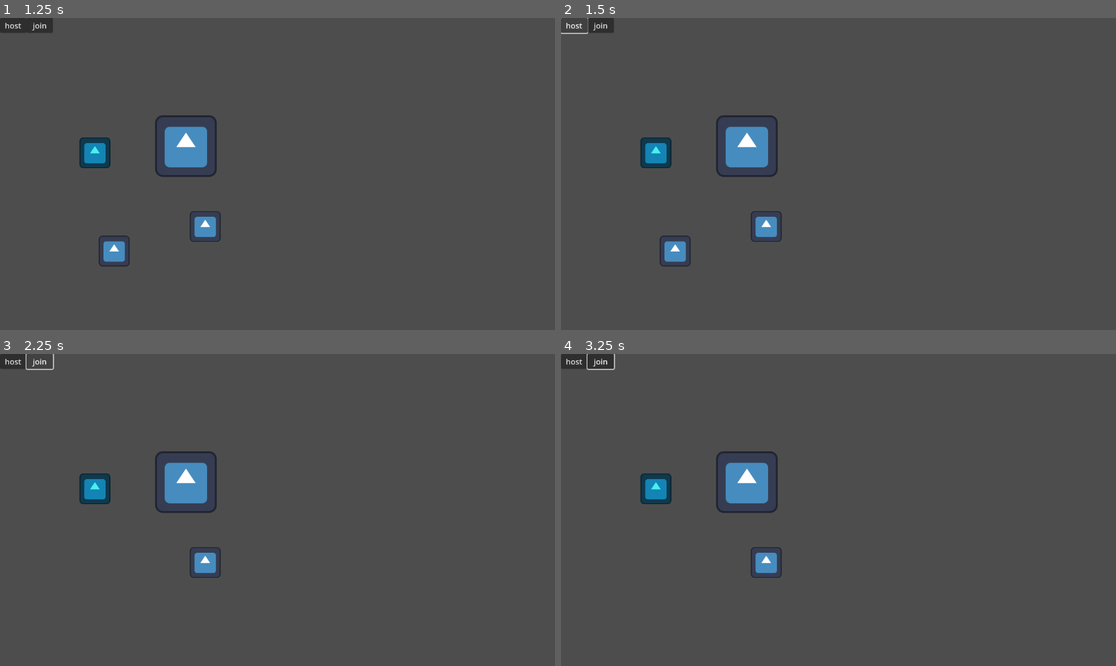
Above: before the commit, frames 1-4 (two rows, left to right).
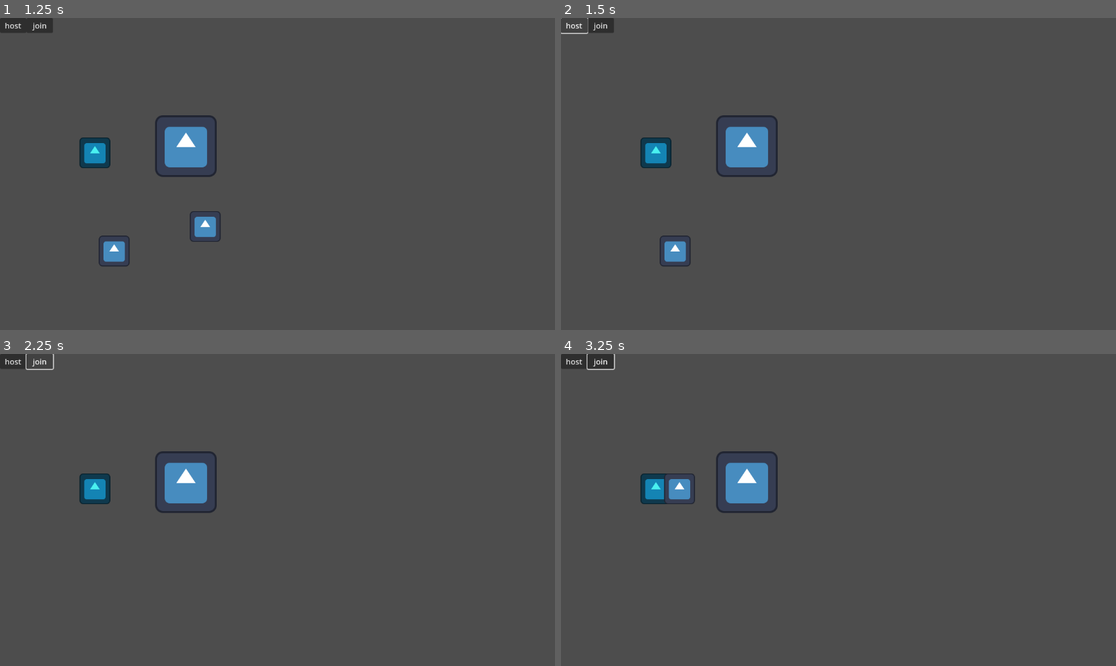
Above: after the commit, the same moments.

Repository: sirgladshoes/space-RTS-take2
Game: Godot game, scene res://scenes/main.tscn
The game is run twice, just before and just after one commit, with the same random seed, the same clock (stepped at 60 frames per second) and the same inputs. The engine's default icon, where the game draws it, is replaced by a stand-in: a white triangle on a blue panel in a dark square.
Inputs (mouse positions are in pixels of both pictures, inside the frame that each line leads up to):
- Up to frame 1 (1.25 s): tap Enter at 0.5 s; move the mouse to (399, 158) at 0.52 s; hold Right mouse button (command) from 0.53 s (still down); click (399, 158) at 0.8 s
- Up to frame 2 (1.5 s): release Right mouse button (command) at 1.25 s; click "host" at 1.25 s
- Up to frame 3 (2.25 s): click "join" at 2 s
- Up to frame 4 (3.25 s): move the mouse to (727, 525) at 2.77 s; click (727, 525) at 2.85 s; tap W (test, bound only after the commit) at 3.05 s

Frame 1 is identical in both runs. In frame 2, 0.3% of the frame differs, in the area x 34-40%, y 61-72%; in frame 3, 0.3%; in frame 4, 0.7%, in the area x 18-40%, y 38-72%.

Commit message:
did some stuff, added inventory, prolly some other stuff too

Diff:
--- a/project.godot
+++ b/project.godot
@@ -31,6 +31,11 @@
 "events": [Object(InputEventMouseButton,"resource_local_to_scene":false,"resource_name":"","device":-1,"window_id":0,"a …(253 unchanged characters)…
 ]
 }
+test={
+"deadzone": 0.2,
+"events": [Object(InputEventKey,"resource_local_to_scene":false,"resource_name":"","device":-1,"window_id":0,"alt_pressed":false,"shift_pressed":false,"ctrl_pressed":false,"meta_pressed":false,"pressed":false,"keycode":0,"physical_keycode":87,"key_label":0,"unicode":119,"location":0,"echo":false,"script":null)
+]
+}
 
 [layer_names]
 
--- a/scenes/main.tscn
+++ b/scenes/main.tscn
@@ -61,15 +61,16 @@
 position = Vector2(237, 484)
 team = 1
 
-[node name="mining_ship" parent="." instance=ExtResource("4_jyhfs")]
-position = Vector2(426, 433)
-
 [node name="game_client" type="Node2D" parent="." node_paths=PackedStringArray("command_giver")]
 script = ExtResource("7_tipki")
 command_giver = NodePath("../command_manager")
 
+[node name="mining_ship" parent="game_client" instance=ExtResource("4_jyhfs")]
+position = Vector2(426, 433)
+
 [node name="maker_ship" parent="." instance=ExtResource("7_o6xl0")]
 position = Vector2(197, 280)
+team = 1
 
 [connection signal="pressed" from="Control/host" to="game_host" method="_on_host_pressed"]
 [connection signal="pressed" from="Control/host" to="game_client" method="_on_host_pressed"]
--- a/scenes/units/maker_ship.tscn
+++ b/scenes/units/maker_ship.tscn
@@ -1,10 +1,15 @@
-[gd_scene load_steps=8 format=3 uid="uid://dptctlc55hu0r"]
+[gd_scene load_steps=11 format=3 uid="uid://dptctlc55hu0r"]
 
 [ext_resource type="Script" uid="uid://d3c5j8ggb46fr" path="res://scripts/units/maker_ship.gd" id="1_ecua4"]
+[ext_resource type="Script" uid="uid://bd24p5rucivqh" path="res://scripts/command_logic/selectable.gd" id="3_6aq4t"]
 [ext_resource type="Texture2D" uid="uid://c4h08cmpl6ahr" path="res://icon.svg" id="3_hclxu"]
 [ext_resource type="Script" uid="uid://doikskm31bjhj" path="res://scripts/command_logic/command_context.gd" id="4_hclxu"]
 [ext_resource type="Script" uid="uid://iqtkbiyfhpt2" path="res://scripts/networking/networked_object.gd" id="4_v1xk4"]
 [ext_resource type="Resource" uid="uid://dfwv5u6cqpgc8" path="res://scripts/networking/networked_object_data/maker_ship.tres" id="5_v1xk4"]
+[ext_resource type="Script" uid="uid://bb7h6rlhbmne" path="res://scripts/inventory/inventory.gd" id="6_dkhoe"]
+
+[sub_resource type="RectangleShape2D" id="RectangleShape2D_6aq4t"]
+size = Vector2(64, 65)
 
 [sub_resource type="RectangleShape2D" id="RectangleShape2D_hclxu"]
 size = Vector2(64, 65)
@@ -20,25 +25,52 @@
 scale = Vector2(0.5, 0.5)
 texture = ExtResource("3_hclxu")
 
-[node name="command_context" type="Area2D" parent="."]
+[node name="selectable" type="Area2D" parent="."]
+script = ExtResource("3_6aq4t")
+metadata/_custom_type_script = "uid://bd24p5rucivqh"
+
+[node name="CollisionShape2D" type="CollisionShape2D" parent="selectable"]
+position = Vector2(0, -0.5)
+shape = SubResource("RectangleShape2D_6aq4t")
+
+[node name="attackable" type="Area2D" parent="." node_paths=PackedStringArray("connected_nodes")]
 script = ExtResource("4_hclxu")
 context = 1
+connected_nodes = {
+&"selectable": NodePath("../selectable")
+}
 metadata/_custom_type_script = "uid://doikskm31bjhj"
 
-[node name="CollisionShape2D" type="CollisionShape2D" parent="command_context"]
+[node name="CollisionShape2D" type="CollisionShape2D" parent="attackable"]
 position = Vector2(0, -0.5)
 shape = SubResource("RectangleShape2D_hclxu")
 
-[node name="command_context2" type="Area2D" parent="."]
+[node name="transferable" type="Area2D" parent="." node_paths=PackedStringArray("connected_nodes")]
 script = ExtResource("4_hclxu")
 context = 3
+connected_nodes = {
+&"inventory": NodePath("../inventory"),
+&"selectable": NodePath("../selectable")
+}
 metadata/_custom_type_script = "uid://doikskm31bjhj"
 
-[node name="CollisionShape2D" type="CollisionShape2D" parent="command_context2"]
+[node name="CollisionShape2D" type="CollisionShape2D" parent="transferable"]
 position = Vector2(0, -0.5)
 shape = SubResource("RectangleShape2D_dkhoe")
 
 [node name="networked_object" type="Node" parent="."]
 script = ExtResource("4_v1xk4")
 networking_data = ExtResource("5_v1xk4")
+related_nodes = {
+&"selectable": NodePath("../selectable")
+}
 metadata/_custom_type_script = "uid://iqtkbiyfhpt2"
+
+[node name="inventory" type="Node" parent="."]
+script = ExtResource("6_dkhoe")
+metadata/_custom_type_script = "uid://bb7h6rlhbmne"
+
+[node name="Marker2D" type="Marker2D" parent="."]
+position = Vector2(49, 0)
+
+[connection signal="command_given" from="selectable" to="." method="_on_selectable_command_given"]
--- a/scenes/units/mining_ship.tscn
+++ b/scenes/units/mining_ship.tscn
@@ -1,12 +1,13 @@
-[gd_scene load_steps=10 format=3 uid="uid://blyhemo55akcw"]
+[gd_scene load_steps=11 format=3 uid="uid://blyhemo55akcw"]
 
-[ext_resource type="Script" uid="uid://bovpo7seytbqv" path="res://scripts/units/mining_ship/mining_ship.gd" id="1_vo50n"]
+[ext_resource type="Script" uid="uid://bovpo7seytbqv" path="res://scripts/units/mining_ship.gd" id="1_vo50n"]
 [ext_resource type="Script" uid="uid://bd24p5rucivqh" path="res://scripts/command_logic/selectable.gd" id="2_f46tj"]
 [ext_resource type="Texture2D" uid="uid://c4h08cmpl6ahr" path="res://icon.svg" id="3_ckyon"]
 [ext_resource type="Script" uid="uid://iqtkbiyfhpt2" path="res://scripts/networking/networked_object.gd" id="4_x55ac"]
 [ext_resource type="Resource" uid="uid://d1bly1gx57jfy" path="res://scripts/networking/networked_object_data/mining_ship.tres" id="5_832wd"]
 [ext_resource type="Script" uid="uid://b8bdy4fqgimix" path="res://scripts/state_machine.gd" id="6_5wrer"]
 [ext_resource type="Script" uid="uid://doikskm31bjhj" path="res://scripts/command_logic/command_context.gd" id="7_3g0ik"]
+[ext_resource type="Script" uid="uid://bb7h6rlhbmne" path="res://scripts/inventory/inventory.gd" id="8_jbimc"]
 
 [sub_resource type="RectangleShape2D" id="RectangleShape2D_x55ac"]
 size = Vector2(64, 64)
@@ -40,7 +41,7 @@
 script = ExtResource("4_x55ac")
 networking_data = ExtResource("5_832wd")
 related_nodes = Dictionary[String, NodePath]({
-"unit": NodePath("../selectable")
+"selectable": NodePath("../selectable")
 })
 metadata/_custom_type_script = "uid://iqtkbiyfhpt2"
 
@@ -48,5 +49,9 @@
 script = ExtResource("6_5wrer")
 metadata/_custom_type_script = "uid://b8bdy4fqgimix"
 
-[connection signal="on_command_given" from="selectable" to="." method="command_given"]
+[node name="inventory" type="Node" parent="."]
+script = ExtResource("8_jbimc")
+metadata/_custom_type_script = "uid://bb7h6rlhbmne"
+
+[connection signal="command_given" from="selectable" to="." method="command_given"]
 [connection signal="destroy_object" from="networked_object" to="." method="queue_free"]
--- a/scripts/command_logic/command_context.gd
+++ b/scripts/command_logic/command_context.gd
@@ -2,7 +2,7 @@
 
 
 @export var context: command_manager.commands
-
+@export var connected_nodes: Dictionary[StringName, Node]
 
 func _ready() -> void:
 	monitoring = false
--- a/scripts/command_logic/command_manager.gd
+++ b/scripts/command_logic/command_manager.gd
@@ -90,14 +90,15 @@
 	var contexts: Array[commands] = []
 	if result:
 		for item in result:
-			if item.collider is command_context:
-				if item.collider.context == commands.ATTACK and item.collider.owner.team == commander_team:
+			var object = item.collider
+			if object is command_context:
+				if object.context == commands.ATTACK and object.connected_nodes.selectable.team == commander_team:
 					continue
-				if item.collider.context == commands.TRANSFER_INVENTORY and item.collider.owner.team != commander_team:
+				if object.context == commands.TRANSFER_INVENTORY and object.connected_nodes.selectable.team != commander_team:
 					continue
 
-				context_objs.append(item.collider)
-				contexts.append(item.collider.context)
+				context_objs.append(object)
+				contexts.append(object.context)
 
 	for num in commands.values():
 		if num in contexts:
@@ -118,8 +119,8 @@
 		commands.TRANSFER_INVENTORY:
 			for object in context_objs:
 				if object.context == commands.TRANSFER_INVENTORY:
-					args=[object]
+					args=[object.connected_nodes.inventory]
 
 
 	for item in units:
-		item.command_given(command, args)
+		item.give_command(command, args)
--- a/scripts/command_logic/selectable.gd
+++ b/scripts/command_logic/selectable.gd
@@ -6,9 +6,10 @@
 }
 
 @export var team: teams = teams.BLUE
+@export var connected_nodes: Dictionary[StringName, Node]
 
 signal on_selected()
-signal on_command_given(command, args)
+signal command_given(command: int, args: Array)
 
 func _ready() -> void:
 	monitoring = false
@@ -18,5 +19,5 @@
 func selected():
 	on_selected.emit()
 
-func command_given(command: int, args: Array):
-	on_command_given.emit(command, args)
+func give_command(command: int, args: Array):
+	command_given.emit(command, args)
--- /dev/null
+++ b/scripts/inventory/inventory.gd
@@ -0,0 +1,31 @@
+class_name inventory extends Node
+
+enum resource_types{
+	TEMP
+}
+
+var my_inventory: Dictionary[String, int]
+
+func _ready() -> void:
+	for type in resource_types.values():
+		my_inventory[str(type)] = 0
+
+func add_resource(type: resource_types, amount: int) -> void:
+	my_inventory[str(type)] += amount
+	print(my_inventory)
+
+func remove_resource(type: resource_types, attempted_amount: int) -> int:
+	if my_inventory[str(type)] - attempted_amount >= 0:
+		my_inventory[str(type)] -= attempted_amount
+		return attempted_amount
+	else:
+		my_inventory[str(type)] = 0
+		return my_inventory[str(type)]
+
+func remove_all_resource(type: resource_types) -> int:
+	var amount = my_inventory[str(type)]
+	my_inventory[str(type)] = 0
+	return amount
+
+func get_resource_amount(type: resource_types) -> int:
+	return my_inventory[str(type)]
--- a/scripts/networking/host.gd
+++ b/scripts/networking/host.gd
@@ -34,7 +34,7 @@
 		if !Network.networked_objects.has(unit_id):
 			continue
 		var networked_obj = Network.networked_objects[unit_id]
-		var unit = networked_obj.get_related_node("unit")
+		var unit = networked_obj.get_related_node("selectable")
 		if unit.team != teams[sender]:
 			print("potential cheater")
 			continue
--- a/scripts/networking/networked_object.gd
+++ b/scripts/networking/networked_object.gd
@@ -25,7 +25,6 @@
 		Network.add_object_to_network.disconnect(add_to_network)
 	Network.add_networked_object(self)
 	for path in related_nodes.values():
-		print(path)
 		get_node(path).set_meta("networked_object", self)
 
 func encode_data(buffer: StreamPeerBuffer) -> void:
@@ -74,7 +73,8 @@
 
 func destroy():
 	destroy_object.emit()
-	free()
+	Network.remove_networked_object(object_id)
+	queue_free()
 
 func get_related_node(key: String) -> Node:
 	return get_node(related_nodes[key])
@@ -108,4 +108,4 @@
 		apply_variable(variable, interpolated_value)
 
 func _exit_tree() -> void:
-	Network.remove_networked_object(object_id)
+	destroy()
--- a/scripts/networking/networked_object_data/maker_ship.tres
+++ b/scripts/networking/networked_object_data/maker_ship.tres
@@ -1,23 +1,46 @@
-[gd_resource type="Resource" script_class="networked_object_data" load_steps=5 format=3 uid="uid://dfwv5u6cqpgc8"]
+[gd_resource type="Resource" script_class="networked_object_data" load_steps=8 format=3 uid="uid://dfwv5u6cqpgc8"]
 
 [ext_resource type="Script" uid="uid://5ymvd21fld5t" path="res://scripts/networking/networked_object_data.gd" id="1_et36s"]
 [ext_resource type="Script" uid="uid://n3gda14hxidi" path="res://scripts/networking/networked_variable.gd" id="2_fq76u"]
 
+[sub_resource type="Resource" id="Resource_wvhcs"]
+script = ExtResource("2_fq76u")
+propery_path = NodePath("..")
+property = "global_position:x"
+data_type = 1
+is_interpolated = true
+metadata/_custom_type_script = "uid://n3gda14hxidi"
+
+[sub_resource type="Resource" id="Resource_8ihur"]
+script = ExtResource("2_fq76u")
+propery_path = NodePath("..")
+property = "global_position:y"
+data_type = 1
+is_interpolated = true
+metadata/_custom_type_script = "uid://n3gda14hxidi"
+
+[sub_resource type="Resource" id="Resource_utdfv"]
+script = ExtResource("2_fq76u")
+propery_path = NodePath("..")
+property = "global_rotation"
+data_type = 4
+metadata/_custom_type_script = "uid://n3gda14hxidi"
+
 [sub_resource type="Resource" id="Resource_et36s"]
 script = ExtResource("2_fq76u")
-propery_path = NodePath("..")
-property = "inventory:temp"
-data_type = 4
+propery_path = NodePath("../inventory")
+property = "my_inventory:0"
+data_type = 1
 metadata/_custom_type_script = "uid://n3gda14hxidi"
 
 [sub_resource type="Resource" id="Resource_fq76u"]
 script = ExtResource("2_fq76u")
-propery_path = NodePath("..")
+propery_path = NodePath("../selectable")
 property = "team"
 metadata/_custom_type_script = "uid://n3gda14hxidi"
 
 [resource]
 script = ExtResource("1_et36s")
-synced_vars = Array[ExtResource("2_fq76u")]([SubResource("Resource_et36s"), SubResource("Resource_fq76u")])
+synced_vars = Array[ExtResource("2_fq76u")]([SubResource("Resource_wvhcs"), SubResource("Resource_8ihur"), SubResource("Resource_utdfv"), SubResource("Resource_et36s"), SubResource("Resource_fq76u")])
 object_scene_path = "res://scenes/units/maker_ship.tscn"
 metadata/_custom_type_script = "uid://5ymvd21fld5t"
--- a/scripts/units/maker_ship.gd
+++ b/scripts/units/maker_ship.gd
@@ -1,4 +1,25 @@
 extends Node2D
 
 @export var team: selectable.teams
-var inventory = {"temp":0}
+
+var target_position: Vector2
+
+func _ready() -> void:
+	$selectable.team = team
+
+func _input(event: InputEvent) -> void:
+	if event.is_action_pressed("test"):
+		var scene = load("res://scenes/units/mining_ship.tscn")
+		var node = scene.instantiate()
+		node.global_position = $Marker2D.global_position
+		owner.add_child(node)
+
+func _physics_process(delta: float) -> void:
+	if target_position:
+		global_position = global_position.move_toward(target_position, 100*delta)
+		look_at(target_position)
+
+func _on_selectable_command_given(command: int, args: Array) -> void:
+	match command:
+		command_manager.commands.MOVE:
+			target_position = args[0]
--- a/scripts/units/mining_ship/mining_ship.gd
+++ b/scripts/units/mining_ship.gd
@@ -7,9 +7,9 @@
 var target_position: Vector2
 var target_mineable: Node
 
-var inventory = {"temp": 0}
 @onready var sm = $state_machine
 @onready var my_selectable = $selectable
+@onready var my_inventory = $inventory
 
 func _ready() -> void:
 	sm.set_transition_func(state_transitions)
@@ -22,7 +22,7 @@
 		"travel_mine":
 			global_position = global_position.move_toward(target_mineable.global_position, move_speed*delta)
 		"mine":
-			inventory.temp += delta
+			my_inventory.add_resource(inventory.resource_types.TEMP, 1)
 
 func state_transitions(current: String):
 	match current:
@@ -44,7 +44,6 @@
 			target_mineable = args[0]
 			sm.switch_state("travel_mine")
 		command_manager.commands.TRANSFER_INVENTORY:
-			var reciever = args[0].owner
-			for type in inventory:
-				reciever.inventory[type] += inventory[type]
-				inventory[type] = 0
+			var reciever = args[0]
+			for type in inventory.resource_types.values():
+				reciever.add_resource(type, my_inventory.remove_all_resource(type))
--- /dev/null
+++ b/scripts/units/unit.gd
@@ -0,0 +1,3 @@
+extends Node
+
+@export var my_selectable: selectable = null
Not shown, added: scripts/inventory/inventory.gd.uid
Renamed: scripts/units/mining_ship/mining_ship.gd.uid -> scripts/units/mining_ship.gd.uid
Not shown, added: scripts/units/unit.gd.uid
Not shown, changed: todo.txt
